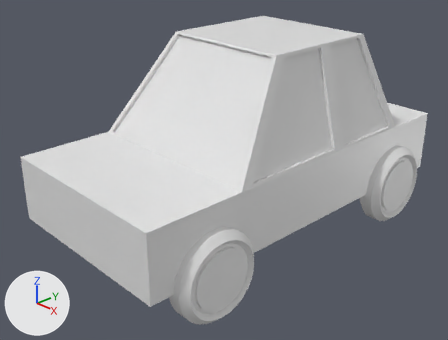
The Blender file Car1.blend, before and after one commit.
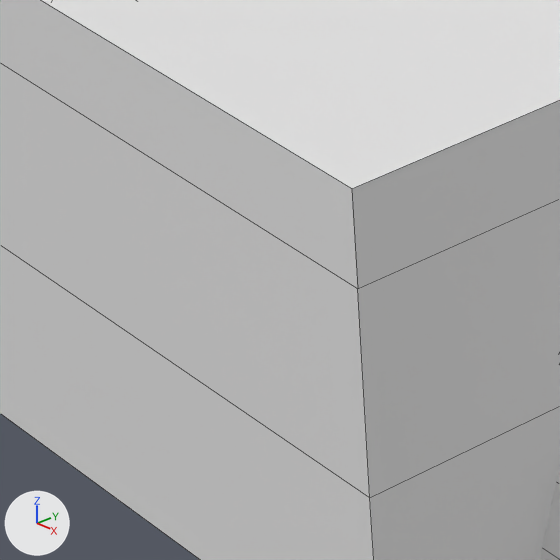
The first picture shows the older version from a camera (50 mm lens) standing at (6.5, -6.51, 3.99) and looking at (-0.04, -0.35, -0.04). The close-ups show both versions on the part from 21% to 39% of the width and 61% to 85% of the height of that picture. The lights are fixed; the arrows at lower left show +X, +Y and +Z. The close-ups show mesh edges as thin lines.

The first close-up shows 'Cube', '円'.
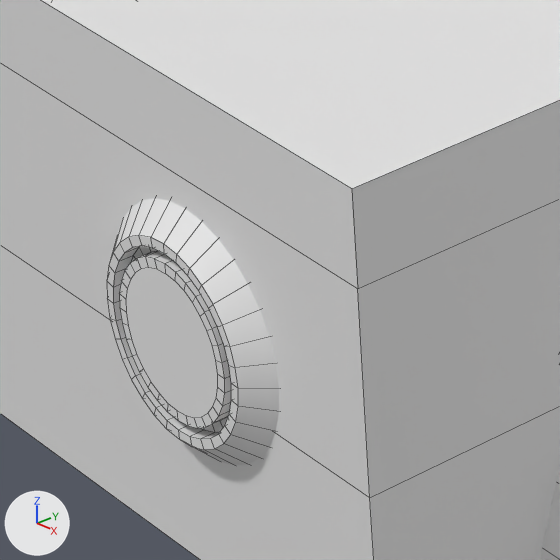
What differs and where, as boxes [x1, y1, x2, y2] in the close-ups (560 x 560 px):
```json
{"object": "円.002", "change": "added", "after": [107, 198, 279, 465]}
```

Scene script edits in JSON lines:
```json
{"op": "add", "block": "me_円_002", "code": ["me_円_002 = bpy.data.meshes.new('円.002')", "me_円_002.from_pydata(...)  # 256 vertices, 225 faces; spans x -1.5..1.5, y -1.5..1.5, z -0.5..0.0", "me_円_002.polygons.foreach_set('use_smooth', [True] * 225)"]}
{"op": "add", "block": "ob_円_002", "code": ["ob_円_002 = bpy.data.objects.new('円.002', me_円_002)", "ob_円_002.location = (1.0, -3.05, 0.0)", "ob_円_002.rotation_euler = (1.571, 0.0, 0.0)  # degrees (90, 0, 0)", "ob_円_002.scale = (0.2, 0.2, 0.2)", "_m = ob_円_002.modifiers.new('ミラー', 'MIRROR')", "_m.use_axis = (True, True, False)", "_m.mirror_object = ob_cube"]}
```
